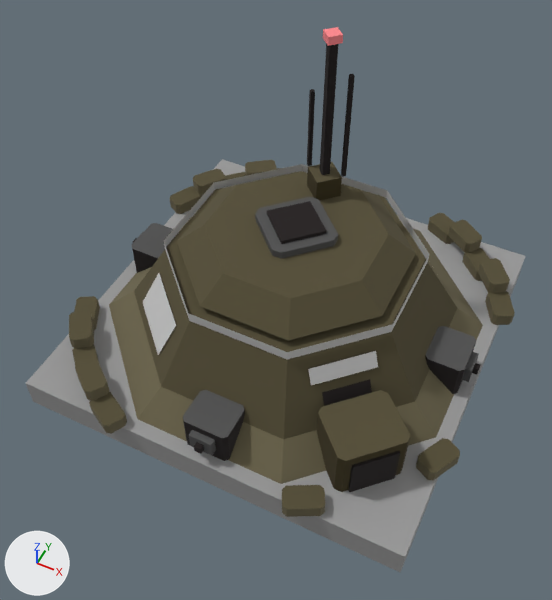
One commit to the Blender file art/models/buildings/bunker.atreides.blend: the scene before it, then after it.
Both versions are drawn from a camera (50 mm lens) standing at (2.06, -4.52, 6.07) and looking at (0.06, -0.52, 1.08). The axes (+X, +Y, +Z) are drawn at lower left. The lights are the same throughout. The older version comes first.

The older version as bpy lines, for what is in view:
```python
me_body = bpy.data.meshes.new('body')
me_body.from_pydata(...)  # 572 vertices, 321 faces; spans x -1.96..1.96, y -1.96..1.96, z 0.3..3.04
# faces by material slot: [309, 12]
me_body.materials.append(mat_palette)  # picture img_palette_png
me_body.materials.append(mat_team)  # picture img_palette_png
me_slab = bpy.data.meshes.new('_slab')
me_slab.from_pydata(...)  # a box spanning x -1.85..1.85, y -1.85..1.85, z 0.0..0.3
me_slab.materials.append(mat_palette)  # picture img_palette_png
ob_body = bpy.data.objects.new('body', me_body)
ob_body.location = (0.0, 0.0, 0.0)
ob_slab = bpy.data.objects.new('_slab', me_slab)
ob_slab.location = (0.0, 0.0, 0.0)
```
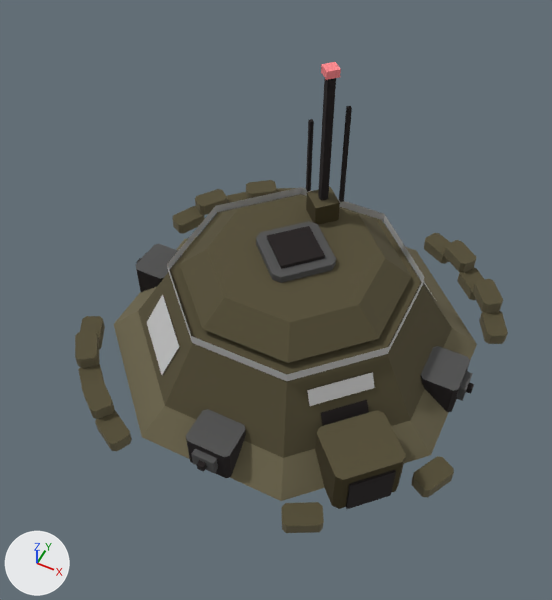
Scene script edits in JSON lines:
```json
{"op": "set", "path": "ob_body.location", "old": "(0.0, 0.0, 0.0)", "new": "(0.0, 0.0, -0.3)"}
{"op": "remove", "block": "ob_slab", "code": ["ob_slab = bpy.data.objects.new('_slab', me_slab)", "ob_slab.location = (0.0, 0.0, 0.0)"]}
```

Where the change shows, as pixel boxes (x1, y1, x2, y2) in the pictures (552 x 600 px):
```json
{"object": "body", "change": "moved", "before": [69, 27, 515, 517], "after": [75, 62, 508, 533]}
{"object": "_slab", "change": "deleted", "before": [26, 159, 525, 572]}
```
